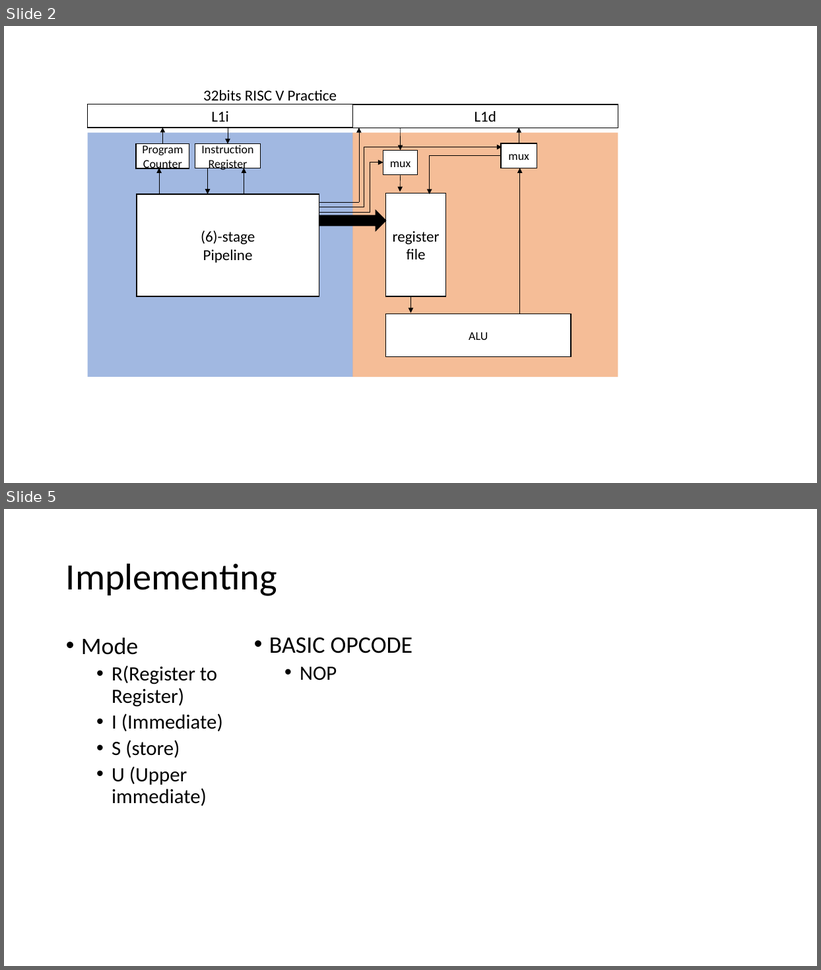
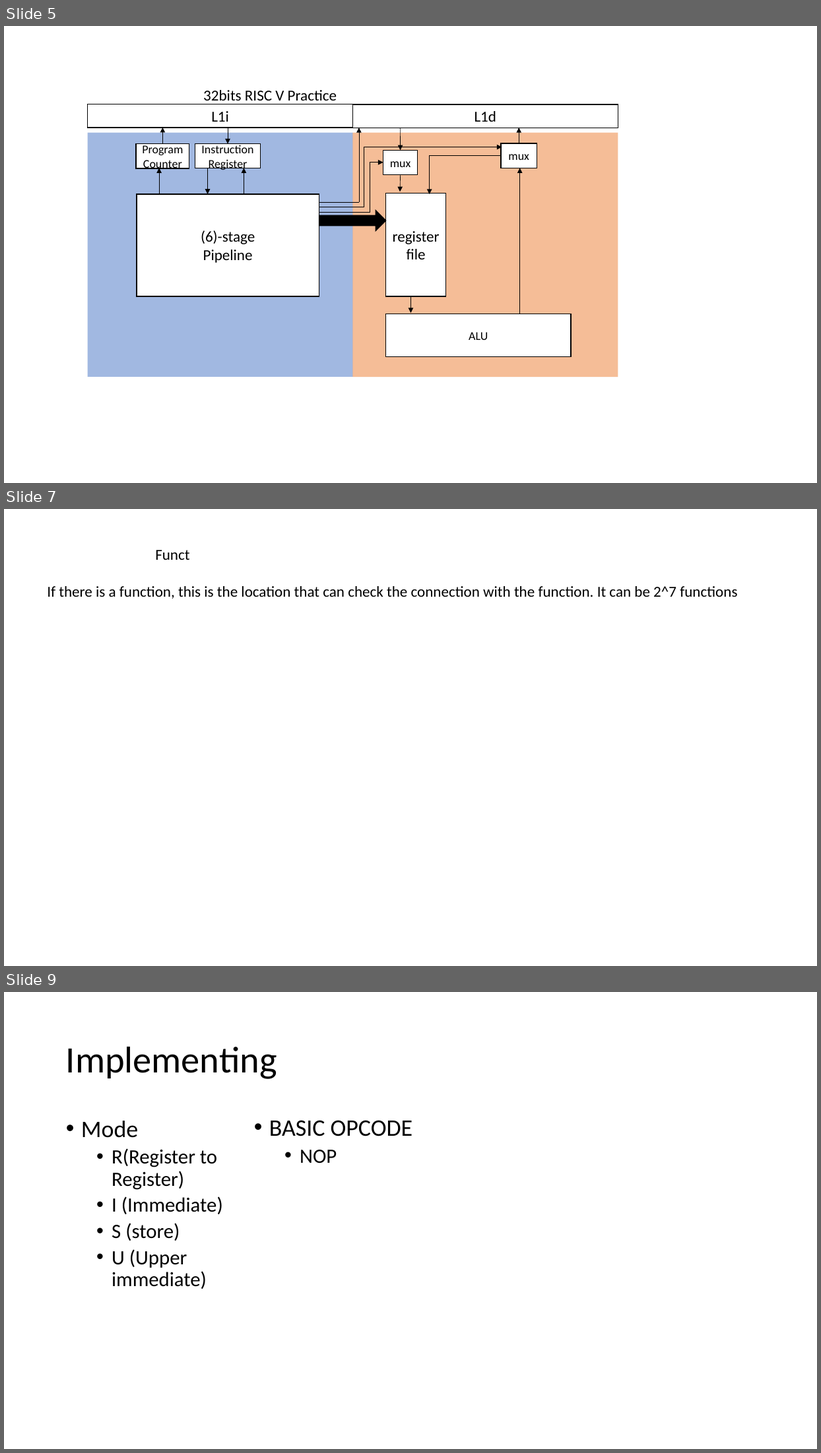
Before and after one commit to Enanter/SimplePipelineCore, a slide deck: Architecture_Diagram/RV32I.pptx. Shown one above the other, each under a label of ours: slides 2 and 5 before the commit, slides 5, 7 and 9 after it; the slides between them are not shown. The pictures are 821x970 and 821x1453 pixels, drawn with LibreOffice and Linux fonts; fonts in the diff are those of the drawing. Boxes give left, top, right and bottom in pixels: in the first picture for what was removed or moved away, otherwise in the second. Text is boxed around its words. In the diff, an @@ line names an element or a change of style, - is before the commit and + after.

Commit message:
MicroArch0.1.2
Updated diagram for the microarchitecture 0.1.2
minor fix on the decoder (skipped to check the bits for the 2 least significant bits of instruction, and created an RV32I checker for it).

```diff
--- a/Architecture_Diagram/RV32I.pptx
+++ b/Architecture_Diagram/RV32I.pptx
@@ slide 7 added at <box>4,509,817,966</box>, background #FFFFFF @@
@@ text added at <box>155,550,189,560</box>, 18 pt, text #000000 @@
+Funct
@@ text added at <box>47,586,737,599</box>, 18 pt, text #000000 @@
+If there is a function, this is the location that can check the connection with the function. It can be 2^7 functions
@@ what was slide 2 is now slide 5 @@
@@ what was slide 5 is now slide 9 @@
```
Also in this commit, not shown: 1 slide changed, 3 other slides added, 4 other files.
